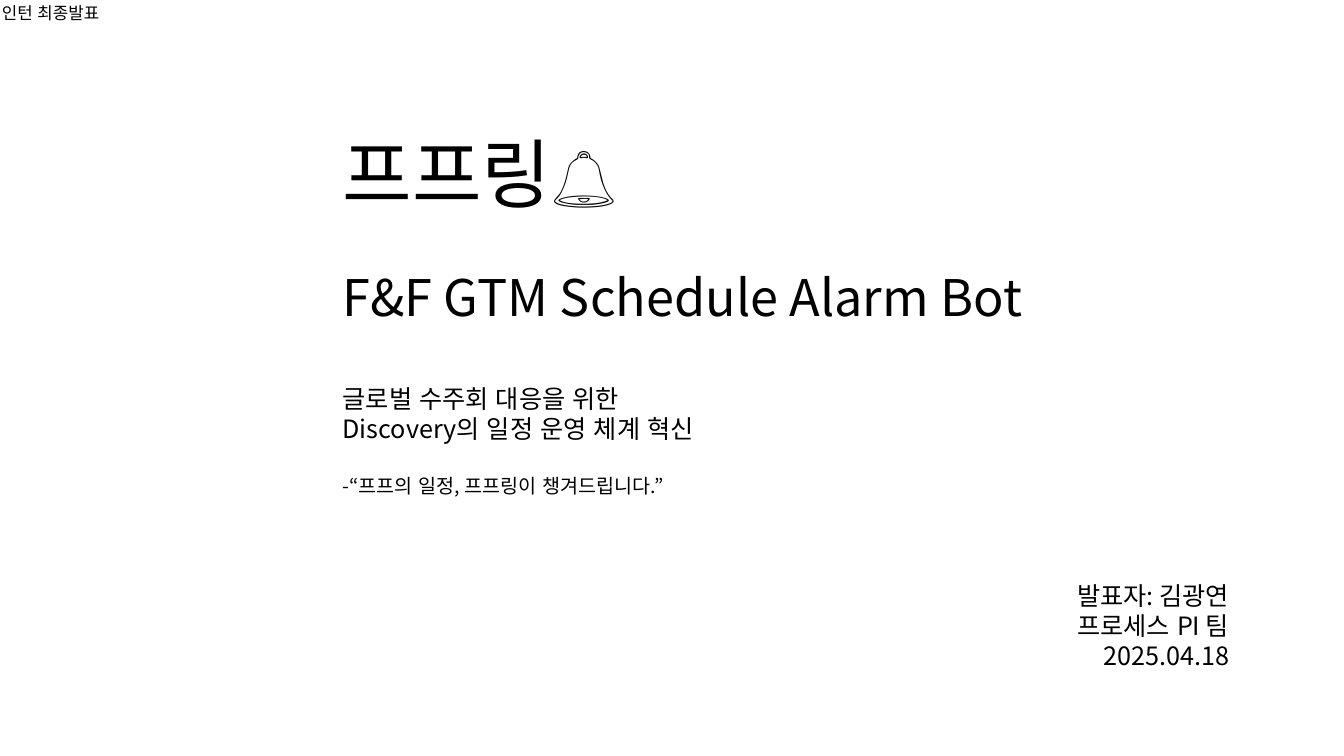
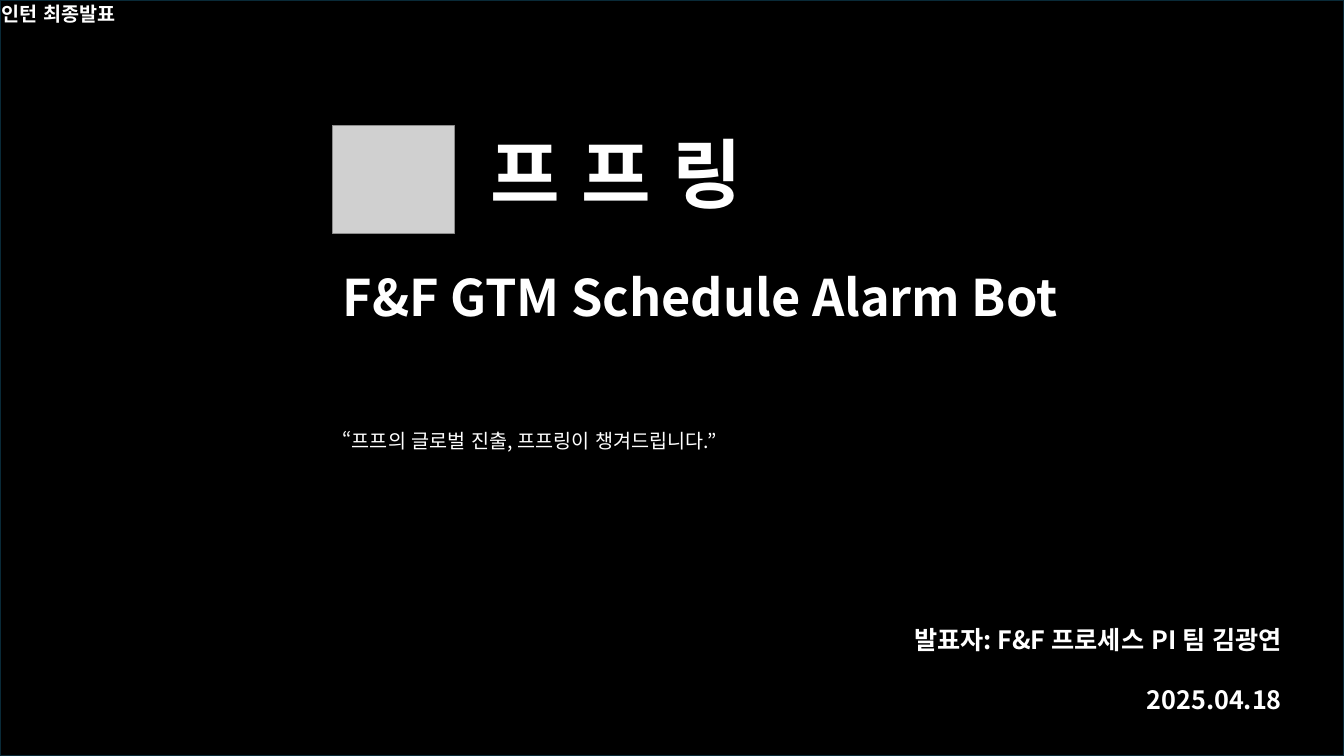
Before and after one commit to guangyean/gtm-alert-bot, a slide deck: slide 1 of 프프링🔔.pptx. Drawn at 1344x756 pixels with LibreOffice and Linux fonts; fonts in the diff are those of the drawing; grey boxes stand for pictures. Boxes give left, top, right and bottom in pixels: in the first picture for what was removed or moved away, otherwise in the second. Text is boxed around its words. In the diff, an @@ line names an element or a change of style, - is before the commit and + after.

```diff
--- a/프프링🔔.pptx
+++ b/프프링🔔.pptx
@@ subtitle "인턴 최종발표" at [2,4,116,23]: size 12 to 14 pt, text colour #000000 to #FFFFFF, bold on @@
@@ rectangle added at [0,0,1344,756], fill #000000, outline #092A39 1.5 pt @@
@@ picture added at [333,126,455,234] @@
@@ title at [343,138,1058,317]: text changed; text colour #000000 to #FFFFFF; bold on @@
-프프링🔔
-F&F GTM Schedule Alarm Bot
+프 프 링
+F&F GTM Schedule Alarm Bot
@@ text at [343,431,716,452]: text changed; size 18 to 14 pt; text colour #000000 to #FFFFFF @@
-글로벌 수주회 대응을 위한
-Discovery의 일정 운영 체계 혁신
--“프프의 일정, 프프링이 챙겨드립니다.”
+“프프의 글로벌 진출, 프프링이 챙겨드립니다.”
@@ text "발표자: F&F 프로세스 PI 팀 ...": place and size @@
-text "발표자: F&F 프로세스 PI 팀 ..." at [1077,584,1230,666]
+text "발표자: F&F 프로세스 PI 팀 ..." at [914,628,1282,710]
@@ text at [914,628,1282,652]: text changed; text colour #000000 to #FFFFFF; bold on @@
-발표자: 김광연
-프로세스 PI 팀
+발표자: F&F 프로세스 PI 팀 김광연
@@ text at [1147,690,1282,710]: text colour #000000 to #FFFFFF, bold on in "2025.04.18" @@
```
Also in this commit, not shown: 8 other slides changed, 2 slides added, 1 slide removed, 6 other files.
